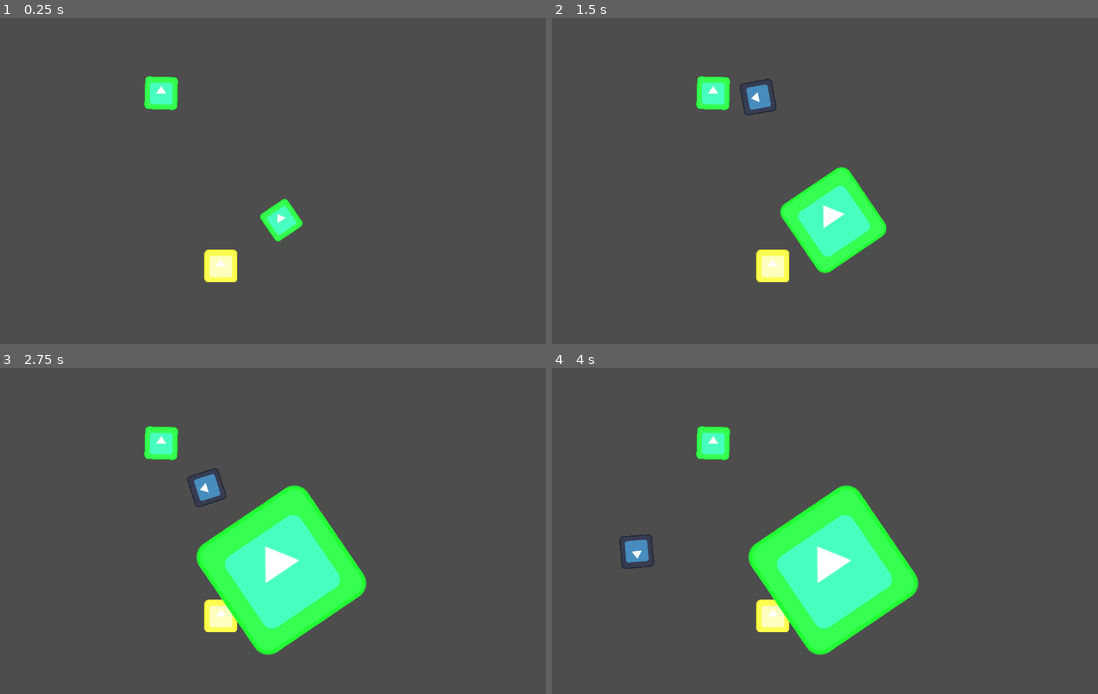
Above: before the commit, frames 1-4 (two rows, left to right).
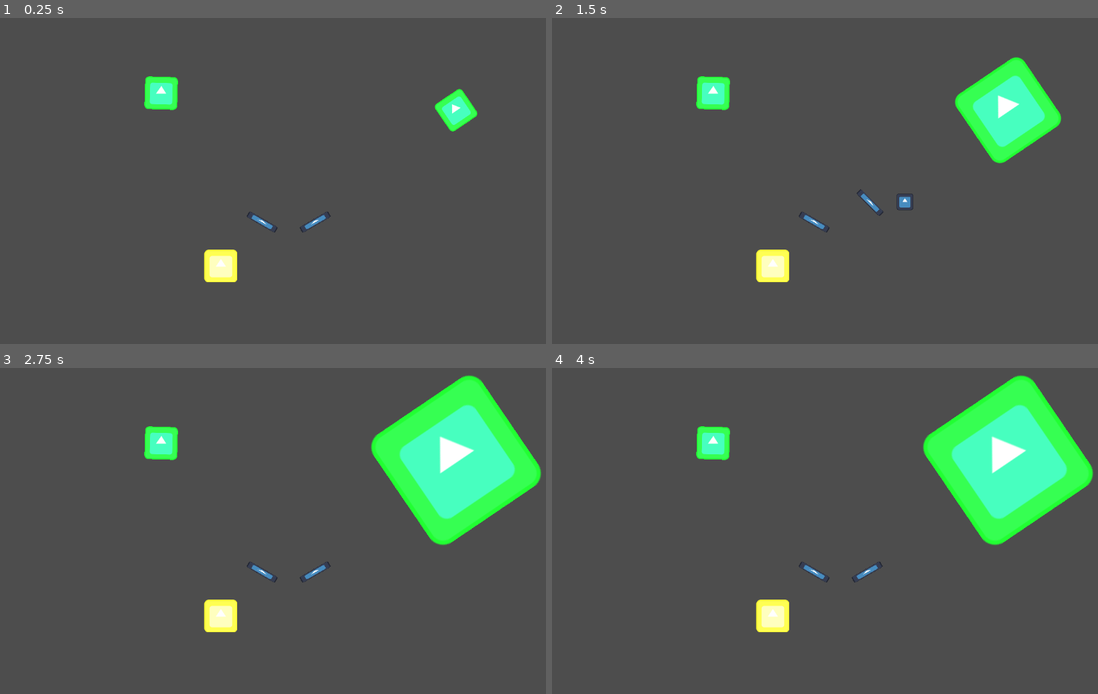
Above: after the commit, the same moments.

Repository: Gamnraa/GMTK-2024
Game: Godot game, scene res://Scenes/Debug.tscn
Two runs of this game, one before a commit and one after it. Both use one fixed random seed, a clock stepped at 60 frames per second and the inputs below. The engine's default icon, where the game draws it, is replaced by a stand-in: a white triangle on a blue panel in a dark square.
Inputs:
- Up to frame 1 (0.25 s): no input
- Up to frame 2 (1.5 s): tap W (key_w) at 0.6, 1.35 s
- Up to frame 3 (2.75 s): tap W (key_w) at 2.1 s
- Up to frame 4 (4 s): tap W (key_w) at 2.85, 3.6 s

The runs differ from the first frame. In frame 1, 1.3% of the frame differs, in the area x 45-88%, y 21-69%; in frame 2, 8.0%; in frame 3, 20%; in frame 4, 20%, in the area x 12-100%, y 2-89%.

Commit message:
Bumper detection functionality

Diff:
--- a/Nodes/Ball.tscn
+++ b/Nodes/Ball.tscn
@@ -10,7 +10,9 @@
 gravity_scale = 1.15
 
 [node name="Sprite" type="Sprite2D" parent="."]
+scale = Vector2(0.5, 0.5)
 texture = ExtResource("1_pv1pj")
 
 [node name="CollisionShape2D" type="CollisionShape2D" parent="."]
+scale = Vector2(0.5, 0.5)
 shape = SubResource("CircleShape2D_fmnb2")
--- a/Nodes/Paddle.tscn
+++ b/Nodes/Paddle.tscn
@@ -1,16 +1,33 @@
-[gd_scene load_steps=8 format=3 uid="uid://dmobv4nr66fml"]
+[gd_scene load_steps=13 format=3 uid="uid://dmobv4nr66fml"]
 
 [ext_resource type="Script" path="res://Scripts/Paddle.gd" id="1_bocht"]
 [ext_resource type="Texture2D" uid="uid://pixqpfjb3cje" path="res://icon.svg" id="2_xhm43"]
 
 [sub_resource type="PhysicsMaterial" id="PhysicsMaterial_j0sml"]
-bounce = 0.22
+friction = 0.0
+bounce = 0.5
 
 [sub_resource type="RectangleShape2D" id="RectangleShape2D_tsa66"]
 size = Vector2(130, 30)
 
 [sub_resource type="RectangleShape2D" id="RectangleShape2D_s7f3t"]
-size = Vector2(176, 276)
+size = Vector2(226, 546)
+
+[sub_resource type="PhysicsMaterial" id="PhysicsMaterial_vn34g"]
+friction = 0.0
+bounce = 0.22
+
+[sub_resource type="PhysicsMaterial" id="PhysicsMaterial_nnipt"]
+friction = 0.0
+bounce = 0.8
+
+[sub_resource type="PhysicsMaterial" id="PhysicsMaterial_hk8nh"]
+friction = 0.0
+bounce = 0.6
+
+[sub_resource type="PhysicsMaterial" id="PhysicsMaterial_bfmvd"]
+friction = 0.0
+bounce = 0.5
 
 [sub_resource type="Animation" id="Animation_qudrv"]
 resource_name = "ActivateL"
@@ -52,10 +69,112 @@
 "update": 0,
 "values": [Vector2(-8, 32), Vector2(0, -10), Vector2(-16, -45)]
 }
+tracks/3/type = "value"
+tracks/3/imported = false
+tracks/3/enabled = true
+tracks/3/path = NodePath("Sprite2D:position")
+tracks/3/interp = 1
+tracks/3/loop_wrap = true
+tracks/3/keys = {
+"times": PackedFloat32Array(0),
+"transitions": PackedFloat32Array(1),
+"update": 0,
+"values": [Vector2(-63, 0)]
+}
+tracks/4/type = "value"
+tracks/4/imported = false
+tracks/4/enabled = true
+tracks/4/path = NodePath("Sprite2D:offset")
+tracks/4/interp = 1
+tracks/4/loop_wrap = true
+tracks/4/keys = {
+"times": PackedFloat32Array(0),
+"transitions": PackedFloat32Array(1),
+"update": 0,
+"values": [Vector2(63, -5.389)]
+}
+tracks/5/type = "value"
+tracks/5/imported = false
+tracks/5/enabled = true
+tracks/5/path = NodePath(".:physics_material_override")
+tracks/5/interp = 1
+tracks/5/loop_wrap = true
+tracks/5/keys = {
+"times": PackedFloat32Array(0, 0.0333333, 0.0666667, 0.1, 0.133333),
+"transitions": PackedFloat32Array(1, 1, 1, 1, 1),
+"update": 1,
+"values": [SubResource("PhysicsMaterial_vn34g"), SubResource("PhysicsMaterial_j0sml"), SubResource("PhysicsMaterial_nnipt"), SubResource("PhysicsMaterial_hk8nh"), SubResource("PhysicsMaterial_bfmvd")]
+}
+
+[sub_resource type="Animation" id="Animation_taen1"]
+resource_name = "ActivateR"
+length = 0.166668
+step = 0.0166667
+tracks/0/type = "value"
+tracks/0/imported = false
+tracks/0/enabled = true
+tracks/0/path = NodePath("Sprite2D:rotation")
+tracks/0/interp = 1
+tracks/0/loop_wrap = true
+tracks/0/keys = {
+"times": PackedFloat32Array(0, 0.0666667),
+"transitions": PackedFloat32Array(1, 1),
+"update": 0,
+"values": [-0.523599, 0.785398]
+}
+tracks/1/type = "value"
+tracks/1/imported = false
+tracks/1/enabled = true
+tracks/1/path = NodePath("CollisionShape2D:rotation")
+tracks/1/interp = 1
+tracks/1/loop_wrap = true
+tracks/1/keys = {
+"times": PackedFloat32Array(0, 0.0666667),
+"transitions": PackedFloat32Array(1, 1),
+"update": 0,
+"values": [-0.523599, 0.785398]
+}
+tracks/2/type = "value"
+tracks/2/imported = false
+tracks/2/enabled = true
+tracks/2/path = NodePath("CollisionShape2D:position")
+tracks/2/interp = 1
+tracks/2/loop_wrap = true
+tracks/2/keys = {
+"times": PackedFloat32Array(0, 0.0333333, 0.0666667),
+"transitions": PackedFloat32Array(1, 1, 1),
+"update": 0,
+"values": [Vector2(-8, 31), Vector2(-16, -8), Vector2(0, -45)]
+}
+tracks/3/type = "value"
+tracks/3/imported = false
+tracks/3/enabled = true
+tracks/3/path = NodePath("Sprite2D:position")
+tracks/3/interp = 1
+tracks/3/loop_wrap = true
+tracks/3/keys = {
+"times": PackedFloat32Array(0),
+"transitions": PackedFloat32Array(1),
+"update": 0,
+"values": [Vector2(46, 0)]
+}
+tracks/4/type = "value"
+tracks/4/imported = false
+tracks/4/enabled = true
+tracks/4/path = NodePath("Sprite2D:offset")
+tracks/4/interp = 1
+tracks/4/loop_wrap = true
+tracks/4/keys = {
+"times": PackedFloat32Array(0),
+"transitions": PackedFloat32Array(1),
+"update": 0,
+"values": [Vector2(-63, -5.389)]
+}
 
 [sub_resource type="AnimationLibrary" id="AnimationLibrary_2aggy"]
 _data = {
-"ActivateL": SubResource("Animation_qudrv")
+"ActivateL": SubResource("Animation_qudrv"),
+"ActivateR": SubResource("Animation_taen1")
 }
 
 [node name="Paddle" type="AnimatableBody2D"]
@@ -64,21 +183,22 @@
 
 [node name="Sprite2D" type="Sprite2D" parent="."]
 position = Vector2(-63, 0)
-rotation = 0.523599
+rotation = -0.1309
 scale = Vector2(1, 0.203125)
 texture = ExtResource("2_xhm43")
-offset = Vector2(63.938, -5.38859)
+offset = Vector2(63, -5.389)
+flip_h = true
 
 [node name="CollisionShape2D" type="CollisionShape2D" parent="."]
-position = Vector2(-8, 32)
-rotation = 0.523599
+position = Vector2(0, -10)
+rotation = -0.1309
 shape = SubResource("RectangleShape2D_tsa66")
 
 [node name="Area2D" type="Area2D" parent="."]
 monitorable = false
 
 [node name="CollisionShape2D" type="CollisionShape2D" parent="Area2D"]
-position = Vector2(6, -58)
+position = Vector2(31, -193)
 shape = SubResource("RectangleShape2D_s7f3t")
 
 [node name="AnimationPlayer" type="AnimationPlayer" parent="."]
@@ -90,6 +210,6 @@
 [node name="Timer" type="Timer" parent="."]
 one_shot = true
 
-[connection signal="area_entered" from="Area2D" to="." method="_on_area_2d_area_entered"]
+[connection signal="body_entered" from="Area2D" to="." method="_on_area_2d_body_entered"]
 [connection signal="animation_finished" from="AnimationPlayer" to="." method="_on_animation_player_animation_finished"]
 [connection signal="timeout" from="Timer" to="." method="_on_timer_timeout"]
--- a/Scenes/Debug.tscn
+++ b/Scenes/Debug.tscn
@@ -1,20 +1,21 @@
-[gd_scene load_steps=4 format=3 uid="uid://civshdmxkibkj"]
+[gd_scene load_steps=5 format=3 uid="uid://civshdmxkibkj"]
 
 [ext_resource type="PackedScene" uid="uid://mjfasvq6c18d" path="res://Nodes/Ball.tscn" id="1_41c0u"]
 [ext_resource type="Script" path="res://Scripts/Debug.gd" id="1_yb2f0"]
 [ext_resource type="PackedScene" uid="uid://2pucwjb3by2t" path="res://Nodes/Obstacle.tscn" id="2_lweux"]
+[ext_resource type="PackedScene" uid="uid://dmobv4nr66fml" path="res://Nodes/Paddle.tscn" id="4_g2gd7"]
 
 [node name="Debug" type="Node2D"]
 script = ExtResource("1_yb2f0")
 
 [node name="Ball" parent="." instance=ExtResource("1_41c0u")]
-position = Vector2(522, -432)
+position = Vector2(687, -682)
 
 [node name="Obstacle" parent="." instance=ExtResource("2_lweux")]
 position = Vector2(288, 648)
 
 [node name="Obstacle2" parent="." instance=ExtResource("2_lweux")]
-position = Vector2(524, 468)
+position = Vector2(1206, 38)
 rotation = -0.596356
 color = 1
 
@@ -23,6 +24,13 @@
 rotation = 0.028228
 color = 1
 
+[node name="Paddle" parent="." instance=ExtResource("4_g2gd7")]
+position = Vector2(457, 445)
+
+[node name="Paddle2" parent="." instance=ExtResource("4_g2gd7")]
+position = Vector2(665, 445)
+side = 1
+
 [node name="Camera2D" type="Camera2D" parent="."]
 offset = Vector2(575, 325)
 zoom = Vector2(0.5, 0.5)
--- a/Scripts/Debug.gd
+++ b/Scripts/Debug.gd
@@ -3,7 +3,7 @@
 
 # Called when the node enters the scene tree for the first time.
 func _ready():
-	pass # Replace with function body.
+	Global.balls.append($Ball)
 
 
 # Called every frame. 'delta' is the elapsed time since the previous frame.
--- a/Scripts/Global.gd
+++ b/Scripts/Global.gd
@@ -1,5 +1,6 @@
 extends Node
 
+var balls = []
 
 # Called when the node enters the scene tree for the first time.
 func _ready():
--- a/Scripts/Paddle.gd
+++ b/Scripts/Paddle.gd
@@ -4,29 +4,37 @@
 
 var sides = ["L", "R"]
 var next_anim = 1
-var anims = ["Activate", "Deactivate"]
+var calls = ["play", "play_backwards"]
 
 func _ready():
-	$AnimationPlayer.play(anims[next_anim] + sides[side])
+	$AnimationPlayer.call_deferred(calls[next_anim], "Activate" + sides[side])
+
 
 
 func _process(delta):
 	pass
+	#for ball in Global.balls:
+	#	if $Area2D.overlaps_body(ball) and not $AnimationPlayer.is_playing():
+	#		$Timer.wait_time = randf_range(0.0, 0.34)
+	#		$Timer.start()
+	#		$AnimationPlayer.call_deferred(calls[next_anim], "Activate" + sides[side])
 
 
-func _on_area_2d_area_entered(area):
-	if area is RigidBody2D and not $AnimationPlayer.is_playing():
+func _on_area_2d_body_entered(body):
+	if body is RigidBody2D and not $AnimationPlayer.is_playing():
 		print("activate paddle")
-		$Timer.wait_time = randf_range(0.0, 1.0)
+		$Timer.wait_time = randf_range(0.0, 0.34)
 		$Timer.start()
 
 
 func _on_timer_timeout():
-	$AnimationPlayer.play(anims[next_anim] + sides[side])
+	$AnimationPlayer.call_deferred(calls[next_anim], "Activate" + sides[side])
+	#$AnimationPlayer.play(anims[next_anim] + sides[side])
 
 
 func _on_animation_player_animation_finished(anim_name):
-	if next_anim == 1:
-		next_anim = 0
-		$Timer.wait_time = randf_range(0.0, 2.0)
+	if next_anim == 0:
+		next_anim = 1
+		$Timer.wait_time = randf_range(0.0, 1.1)
 		$Timer.start()
+	else: next_anim = 0
